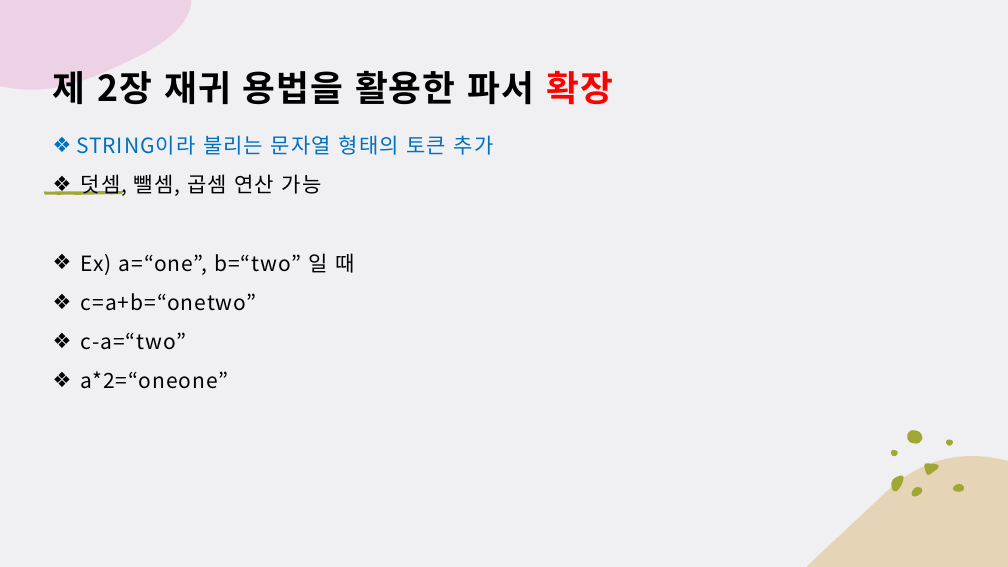
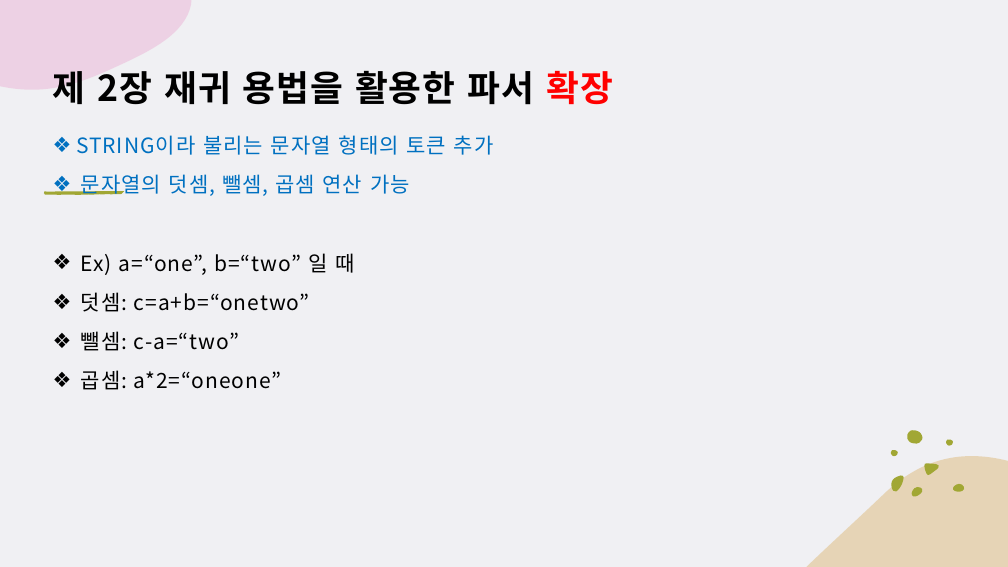
Before and after one commit to chaewon12/art-of-Java, a slide deck: slide 14 of Chapter02/CH02(21.12.27).pptx (slide 13 before the commit). Drawn at 1008x567 pixels with LibreOffice and Linux fonts; fonts in the diff are those of the drawing. Boxes give left, top, right and bottom in pixels: in the first picture for what was removed or moved away, otherwise in the second. Text is boxed around its words. In the diff, an @@ line names an element or a change of style, - is before the commit and + after.

Commit message:
Docs: Revise pptx
Correct typos and add file protection options.

```diff
--- a/Chapter02/CH02(21.12.27).pptx
+++ b/Chapter02/CH02(21.12.27).pptx
@@ text at (x1=81, y1=174, x2=410, y2=196): text changed; text colour #000000 to #0070C0 @@
-❖ 덧셈, 뺄셈, 곱셈 연산 가능
+❖ 문자열의 덧셈, 뺄셈, 곱셈 연산 가능
@@ text at (x1=81, y1=292, x2=310, y2=390): text changed @@
-❖ c=a+b=“onetwo”
-❖ c-a=“two”
-❖ a*2=“oneone”
+❖ 덧셈: c=a+b=“onetwo”
+❖ 뺄셈: c-a=“two”
+❖ 곱셈: a*2=“oneone”
```
Also in this commit, not shown: 14 other slides changed, 1 slide added, 1 slide removed, 2 other files.
